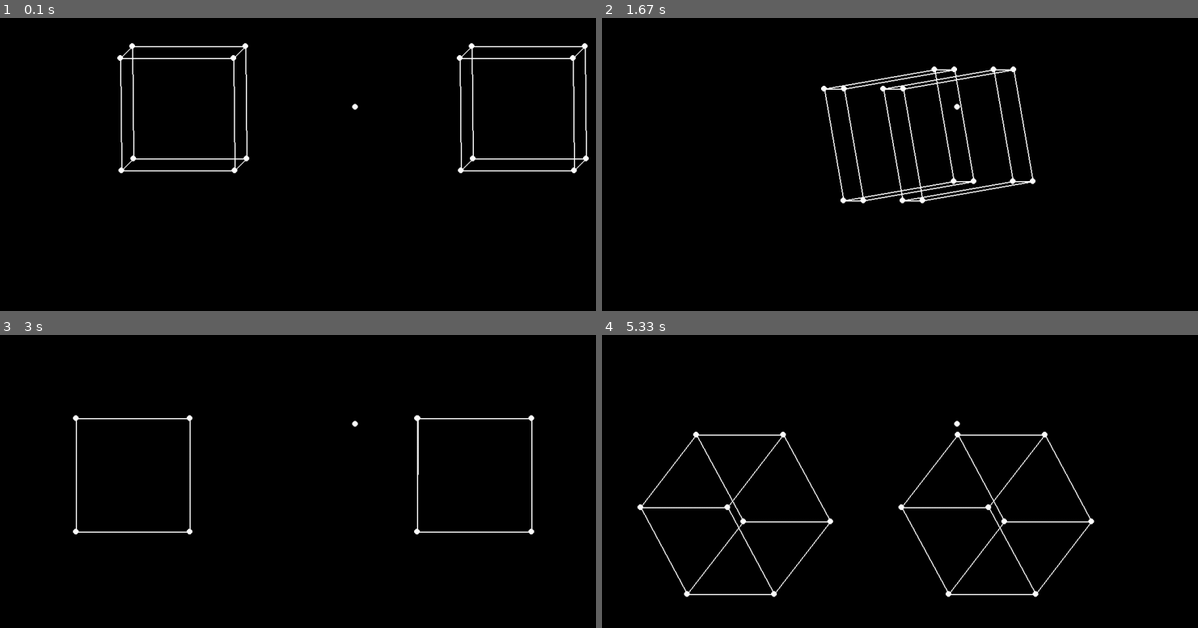
Above: before the commit, frames 1-4 (two rows, left to right).
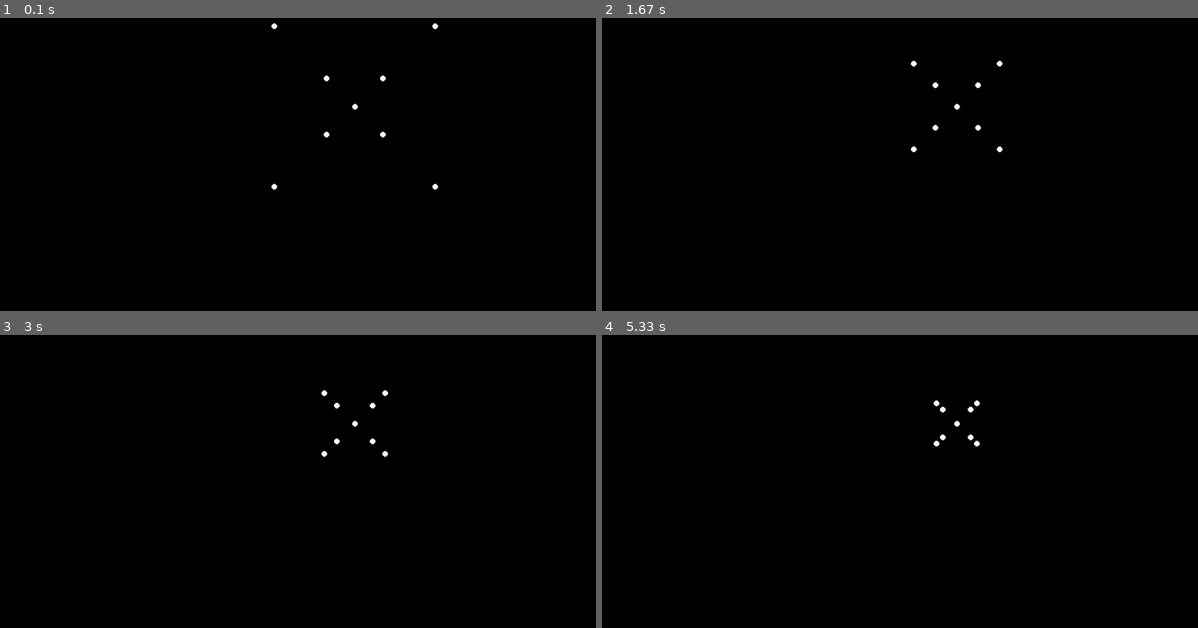
Above: after the commit, the same moments.

Repository: SteakFisher/pyGameEngine
Game: pygame game, started from main.py
Two runs of this game, one before a commit and one after it. Both use one fixed random seed, a clock stepped at 60 frames per second and the inputs below.
Inputs:
- Up to frame 1 (0.1 s): no input
- Up to frame 2 (1.67 s): no input
- Up to frame 3 (3 s): no input
- Up to frame 4 (5.33 s): no input

The runs differ from the first frame. In frame 1, 2.4% of the frame differs, in the area x 19-99%, y 1-59%; in frame 2, 2.2%; in frame 3, 1.2%; in frame 4, 2.5%, in the area x 5-83%, y 22-90%.

Commit message:
Refactored code from scratch

Diff:
--- a/classes/Camera.py
+++ b/classes/Camera.py
@@ -2,7 +2,7 @@
 
 
 class Camera:
-    def __init__(self, pos: Position = dict(x=0, y=0, z=0, w=1), rot: Rotation = dict(x=0, y=0, z=180)) -> None:
+    def __init__(self, pos: Position = dict(x=0, y=0, z=-3, w=1), rot: Rotation = dict(x=0, y=0, z=180)) -> None:
         self.pos: Position = pos
         self.rot: Rotation = rot
 
--- a/classes/Cube.py
+++ b/classes/Cube.py
@@ -1,3 +1,4 @@
+import math
 from typing import List
 
 import pygame
@@ -114,17 +115,22 @@
         self.pos = translation
         self.vertices = np.array(translated)
 
-    def orthographic_project(self):
-        projectionMatrix = np.array([
-            [1, 0, 0, 0],
-            [0, 1, 0, 0],
-            [0, 0, 0, 0],
-            [0, 0, 0, 1]
-        ])
+    def orthographic_project(self, camera: Camera):
 
         projected = []
+        z = self.pos['z'] - camera.pos['z']
         for vertex in self.vertices:
+            projectionMatrix = np.array([
+                [z, 0, 0, 0],
+                [0, z, 0, 0],
+                [0, 0, 0, 0],
+                [0, 0, 0, 1]
+            ])
+
+            # print(vertex)
+            # vertex = np.divide(vertex, np.absolute(vertex[2]))
             projected.append(np.matmul(projectionMatrix, vertex))
+            print(vertex)
 
         return projected
 
@@ -150,7 +156,7 @@
 
         self.vertices = np.array(inversed)
 
-        projected = self.orthographic_project()
+        projected = self.orthographic_project(camera)
 
         self.vertices = oldPoints
         self.pos = oldPos
--- a/main.py
+++ b/main.py
@@ -1,9 +1,11 @@
 from typing import List
 
 import pygame
+from pygame import Color
 
-from classes.Cube import Cube
-from classes.Camera import Camera
+from newClasses.Cube import Cube
+from newClasses.Object import Object
+from utils.types import Position, Rotation
 
 pygame.init()
 
@@ -14,13 +16,8 @@
 clock = pygame.time.Clock()
 running = True
 
-scale = 100
-
-mainCamera: Camera = Camera()
-
-environment: List[Cube] = []
-cube1: Cube = Cube(environment, {'x': 3, 'y': 0, 'z': 0,'w': 1})
-cube2: Cube = Cube(environment, {'x':-3, 'y': 0, 'z': 0, 'w': 1})
+environment: List[Object] = []
+cube1: Cube = Cube(environment, screen, Position(0, 0, 2), Rotation(0, 0, 0))
 
 while running:
     for event in pygame.event.get():
@@ -28,20 +25,18 @@
             running = False
 
     screen.fill("black")
-    # cube1.translate({'x': cube1.pos['x'] + 0.000, 'y': cube1.pos['y'] + 0.000, 'z': cube1.pos['z'] + 0.000})
-    # cube1.translate({"x": cube1.pos['x'] + 0.01, "y": 0, "z": 0, 'w': 1})
-    # cube1.scale({'x': 1, 'y': 1, 'z': 1})
-    # cube1.rotate({'x': 1, 'y': 2, 'z': 1})
 
-    mainCamera.translate({'x': mainCamera.pos['x'] + 0.005, 'y': mainCamera.pos['y'] - 0.005, 'z': 0, 'w': 1})
-    mainCamera.rotate({'x': 1, 'y': 1, 'z': 0})
-    print(mainCamera.pos)
+    cube1.setPosition(cube1.pos + Position(0, 0, 0.01))
 
-    for item in environment:
-        item.draw(screen, mainCamera)
+    pygame.draw.circle(screen, Color(255, 255, 255), (screen.get_width() / 2, screen.get_height() / 2), 5)
+
+    for obj in environment:
+        obj.tick()
 
     pygame.display.flip()
 
     clock.tick(60)
+    # clock.tick()
+    # print(clock.get_fps())
 
 pygame.quit()
--- /dev/null
+++ b/newClasses/Cube.py
@@ -0,0 +1,73 @@
+import numpy
+import pygame
+from pygame import Color
+
+from newClasses.Object import Object
+from utils.types import Rotation, Position, Scaling
+
+
+class Cube(Object):
+    def __init__(self, env: list[Object], screen: pygame.Surface, pos: Position = Position(), rot: Rotation = Rotation(),
+                 scale: Scaling = Scaling()):
+        super().__init__(env, pos, rot, scale)
+        self.screen = screen
+
+    @staticmethod
+    def __getUnitCube():
+        return numpy.array([
+            [+ 1, + 1, + 1, 1],
+            [+ 1, - 1, + 1, 1],
+            [- 1, + 1, + 1, 1],
+            [- 1, - 1, + 1, 1],
+            [+ 1, + 1, - 1, 1],
+            [+ 1, - 1, - 1, 1],
+            [- 1, + 1, - 1, 1],
+            [- 1, - 1, - 1, 1]
+        ])
+
+    def __transformVertices(self, vertices: numpy.ndarray) -> numpy.ndarray:
+        transformedVertices = []
+        for vertex in vertices:
+            vertex = numpy.dot(super().getRotationMatrix(), vertex)
+            vertex = numpy.dot(super().getScalingMatrix(), vertex)
+            vertex = numpy.dot(super().getTranslationMatrix(), vertex)
+
+            transformedVertices.append(vertex)
+        return numpy.array(transformedVertices)
+
+    def draw(self):
+        screen = self.screen
+
+        vertices: numpy.ndarray = self.__getUnitCube()
+
+        transformedVertices: numpy.ndarray = self.__transformVertices(vertices)
+        print(transformedVertices)
+
+        projectedVertices = []
+
+        for vertex in transformedVertices:
+            orthographicProjectionMatrix = numpy.array([
+                [1, 0, 0, 0],
+                [0, 1, 0, 0],
+                [0, 0, 0, 0],
+                [0, 0, 0, 1]
+            ])
+
+            perspectiveProjectionMatrix = numpy.array([
+                [3, 0, 0, 0],
+                [0, 3, 0, 0],
+                [0, 0, 11, -24],
+                [0, 0, 1, 0]
+            ])
+
+            finalPoint = numpy.dot(orthographicProjectionMatrix, numpy.dot(perspectiveProjectionMatrix, vertex))
+            finalPoint = finalPoint / finalPoint[3]
+            projectedVertices.append(finalPoint)
+
+            pygame.draw.circle(screen, Color(255, 255, 255), ((screen.get_width() / 2) + (finalPoint[0] * 50), (screen.get_height() / 2) + (finalPoint[1] * 50)), 5)
+
+        print("Projected matrix: \n", numpy.array(projectedVertices))
+
+    def tick(self):
+        self.draw()
+        super().tick()
--- /dev/null
+++ b/newClasses/Object.py
@@ -0,0 +1,78 @@
+from typing import List, Self
+
+import numpy
+
+from utils.types import Position, Rotation, Scaling
+
+
+class Object:
+    def __init__(self: Self, env: List[Self], pos: Position = Position(), rot: Rotation = Rotation(), scale: Scaling() = Scaling()):
+        self.pos = pos
+        self.rot = rot
+        self.scale = scale
+
+        self.tempPos = pos
+        self.tempRot = rot
+        self.tempScale = scale
+
+        env.append(self)
+
+    def getRotationMatrix(self) -> numpy.ndarray:
+        angle = self.tempRot
+
+        rotationMatrixX = numpy.array([
+            [1, 0, 0, 0],
+            [0, numpy.cos(numpy.deg2rad(angle.x)), -numpy.sin(numpy.deg2rad(angle.x)), 0],
+            [0, numpy.sin(numpy.deg2rad(angle.x)), numpy.cos(numpy.deg2rad(angle.x)), 0],
+            [0, 0, 0, 1]
+        ])
+
+        rotationMatrixY = numpy.array([
+            [numpy.cos(numpy.deg2rad(angle.y)), 0, numpy.sin(numpy.deg2rad(angle.y)), 0],
+            [0, 1, 0, 0],
+            [-numpy.sin(numpy.deg2rad(angle.y)), 0, numpy.cos(numpy.deg2rad(angle.y)), 0],
+            [0, 0, 0, 1]
+        ])
+
+        rotationMatrixZ = numpy.array([
+            [numpy.cos(numpy.deg2rad(angle.z)), -numpy.sin(numpy.deg2rad(angle.z)), 0, 0],
+            [numpy.sin(numpy.deg2rad(angle.z)), numpy.cos(numpy.deg2rad(angle.z)), 0, 0],
+            [0, 0, 1, 0],
+            [0, 0, 0, 1]
+        ])
+
+        return numpy.dot(rotationMatrixX, numpy.dot(rotationMatrixY, rotationMatrixZ))
+
+    def getScalingMatrix(self) -> numpy.ndarray:
+        factor = self.tempScale
+
+        return numpy.array([
+            [factor.x, 0, 0, 0],
+            [0, factor.y, 0, 0],
+            [0, 0, factor.z, 0],
+            [0, 0, 0, 1]
+        ])
+
+    def getTranslationMatrix(self) -> numpy.ndarray:
+        position = self.tempPos
+
+        return numpy.array([
+            [1, 0, 0, position.x],
+            [0, 1, 0, position.y],
+            [0, 0, 1, position.z],
+            [0, 0, 0, 1]
+        ])
+
+    def setRotation(self, rot: Rotation):
+        self.tempRot = rot
+
+    def setScale(self, scale: Scaling):
+        self.tempScale = scale
+
+    def setPosition(self, pos: Position):
+        self.tempPos = pos
+
+    def tick(self):
+        self.pos = self.tempPos
+        self.rot = self.tempRot
+        self.scale = self.tempScale
--- a/utils/constants.py
+++ b/utils/constants.py
@@ -1,6 +1,6 @@
 import numpy as np
 
-from utils.types import Rotation, ScalingFactor, Position
+from utils.types import Rotation, Scaling, Position
 
 
 def getRotationMatrix(angle: Rotation, a):
@@ -29,19 +29,10 @@
         ]
 
 
-def getScalingMatrix(factor: ScalingFactor):
+def getScalingMatrix(factor: Scaling):
     return [
         [factor['x'], 0, 0, 0],
         [0, factor['y'], 0, 0],
         [0, 0, factor['z'], 0],
         [0, 0, 0, 1]
     ]
-
-
-def getTranslationMatrix(pos: Position):
-    return [
-        [1, 0, 0, pos['x']],
-        [0, 1, 0, pos['y']],
-        [0, 0, 1, pos['z']],
-        [0, 0, 0, 1]
-    ]
--- a/utils/types.py
+++ b/utils/types.py
@@ -1,20 +1,34 @@
 from typing import TypedDict, Optional
 
 
-class Position(TypedDict):
-    x: float
-    y: float
-    z: float
-    w: Optional[float]
+class Position:
+    def __init__(self, x: float = 0, y: float = 0, z: float = 0):
+        self.x: float = x
+        self.y: float = y
+        self.z: float = z
+
+    def __add__(self, other: 'Position'):
+        return Position(self.x + other.x, self.y + other.y, self.z + other.z)
+
+    def __str__(self):
+        return f"({self.x}, {self.y}, {self.z})"
 
 
-class Rotation(TypedDict):
-    x: float
-    y: float
-    z: float
+class Rotation:
+    def __init__(self, x: float = 0, y: float = 0, z: float = 180):
+        self.x: float = x
+        self.y: float = y
+        self.z: float = z
+
+    def __add__(self, other: 'Rotation'):
+        return Rotation(self.x + other.x, self.y + other.y, self.z + other.z)
+
+    def __str__(self):
+        return f"({self.x}, {self.y}, {self.z})"
 
 
-class ScalingFactor(TypedDict):
-    x: float
-    y: float
-    z: float
+class Scaling:
+    def __init__(self, x: float = 1, y: float = 1, z: float = 1):
+        self.x: float = x
+        self.y: float = y
+        self.z: float = z
